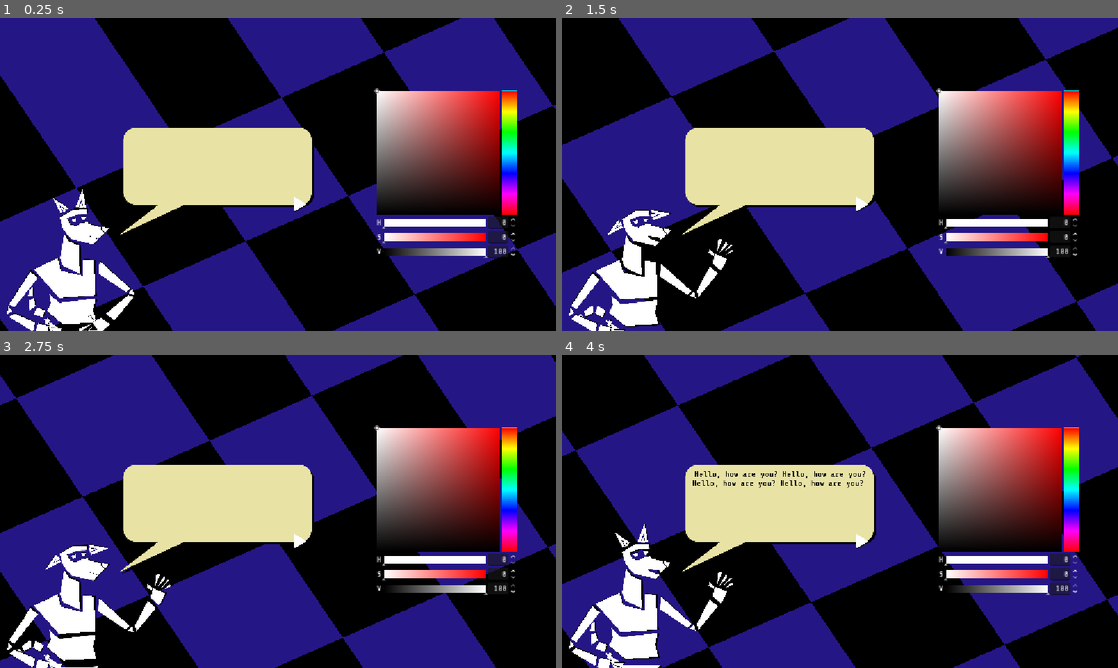
Above: before the commit, frames 1-4 (two rows, left to right).
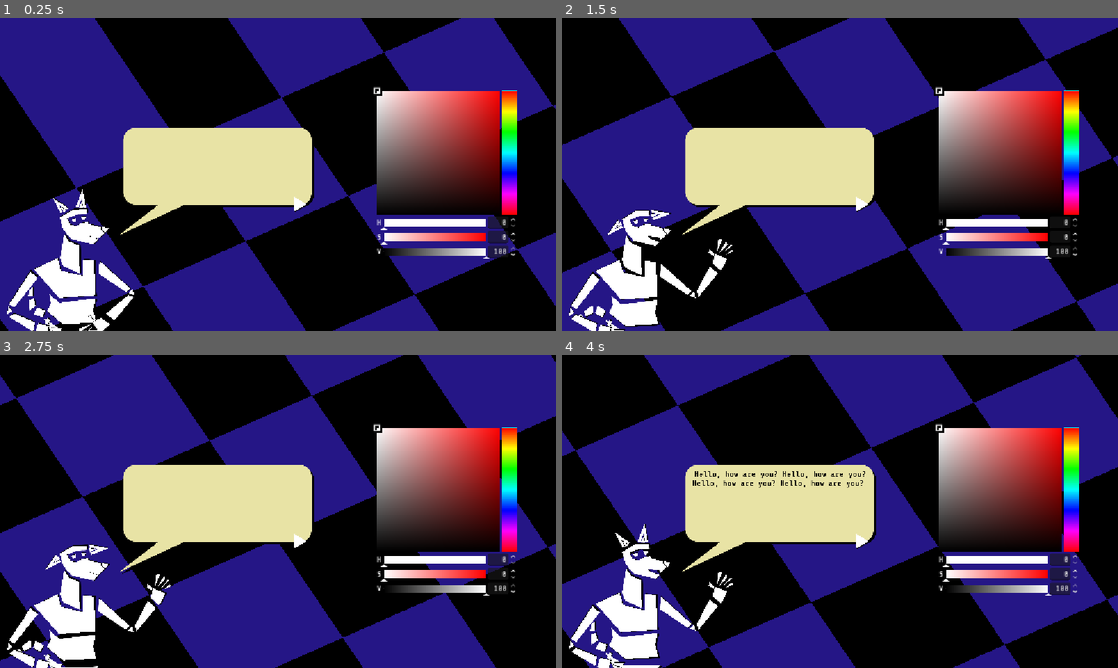
Above: after the commit, the same moments.

Repository: AlejandroCiuba/color-picker-game
Game: Godot game, scene res://scenes/levels/test.tscn
The game is run twice, just before and just after one commit, with the same random seed, the same clock (stepped at 60 frames per second) and the same inputs. The project has no main scene, so this scene is started directly.
Inputs (mouse positions are in pixels of both pictures, inside the frame that each line leads up to):
- Up to frame 1 (0.25 s): no input
- Up to frame 2 (1.5 s): move the mouse to (962, 158) at 0.52 s; hold Right (ui_right) 0.53-1.28 s; move the mouse to (728, 190) at 1.27 s; hold Left (ui_left) from 1.28 s (still down)
- Up to frame 3 (2.75 s): move the mouse to (333, 442) at 2.02 s; release Left (ui_left) at 2.03 s; hold Right (ui_right) from 2.03 s (still down)
- Up to frame 4 (4 s): move the mouse to (812, 574) at 2.77 s; release Right (ui_right) at 2.78 s; hold Up (ui_up) 2.78-3.53 s; move the mouse to (1006, 558) at 3.52 s; hold Left (ui_left) from 3.53 s (still down)

The runs differ from the first frame. In frame 1, less than 0.1% of the frame differs, in the area x 67-89%, y 22-77%; in frame 2, less than 0.1%, in the area x 66-89%, y 22-77%; in frame 3, less than 0.1%; in frame 4, less than 0.1%.

Commit message:
Updated color picker

Diff:
--- a/resources/theme.tres
+++ b/resources/theme.tres
@@ -1,6 +1,10 @@
 [gd_resource type="Theme" format=3 uid="uid://dyolh6ja3hy0n"]
 
+[ext_resource type="Texture2D" uid="uid://drul5au36v1oe" path="res://assets/ui/color-picker/color-select.png" id="1_7ct1h"]
+[ext_resource type="Texture2D" uid="uid://dsg4f254jgqn3" path="res://assets/ui/color-picker/bar-arrow.png" id="1_886mr"]
 [ext_resource type="FontFile" uid="uid://cap24hj8f1myl" path="res://assets/fonts/Terminal F4.ttf" id="2_7ct1h"]
+
+[sub_resource type="ImageTexture" id="ImageTexture_d4nwg"]
 
 [sub_resource type="StyleBoxFlat" id="StyleBoxFlat_d4nwg"]
 bg_color = Color(1, 1, 1, 1)
@@ -16,5 +20,8 @@
 
 [resource]
 default_font = ExtResource("2_7ct1h")
+ColorPicker/icons/bar_arrow = ExtResource("1_886mr")
+ColorPicker/icons/picker_cursor = ExtResource("1_7ct1h")
+ColorPicker/icons/picker_cursor_bg = SubResource("ImageTexture_d4nwg")
 VScrollBar/styles/grabber = SubResource("StyleBoxFlat_d4nwg")
 VScrollBar/styles/scroll = SubResource("StyleBoxEmpty_7ct1h")
